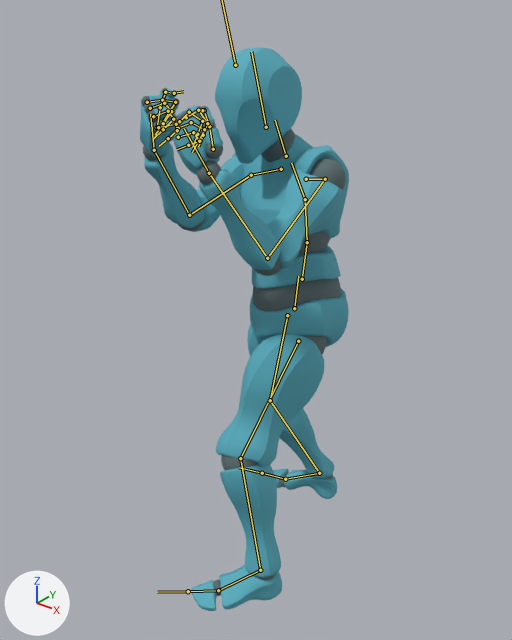
The FBX model Office Break/Assets/Art/Models/Player.fbx: old version first, new version second.
Camera for both pictures: a camera (50 mm lens) standing at (1.159, -1.626, 1.859) and looking at (-0.068, -0.092, 0.908). Arrows for +X, +Y and +Z are at lower left; the lights stay in place. Both versions are drawn at frame 51 of the action 'Armature|Block'; the numbers are the values there. The bones that bend it are drawn over the model as lines.

Objects in the first picture: 'Alpha_Joints', 'Alpha_Surface'.
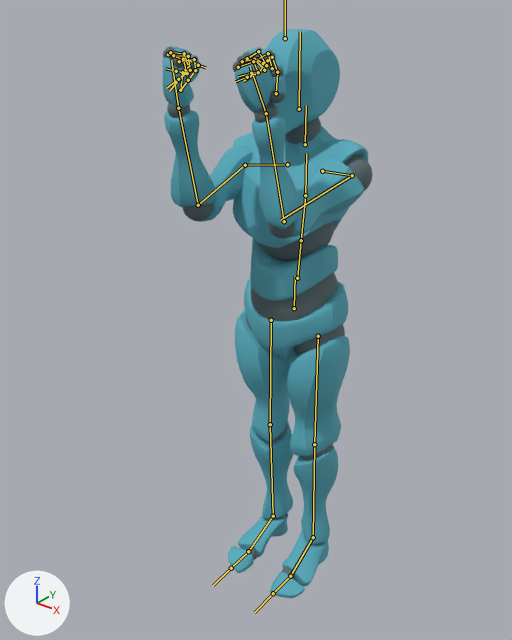
Location of each change, [x1, y1, x2, y2] in pixels of the pictures (512 x 640 px):
'Alpha_Surface', posed: before [140, 48, 349, 611]; after [162, 29, 368, 598]
'Alpha_Joints', posed: before [141, 88, 346, 596]; after [163, 46, 373, 579]
bone 'Hips', root to tip: before (294, 308) to (298, 276); after (294, 308) to (295, 276)
bone 'Spine', root to tip: before (302, 279) to (307, 242); after (297, 278) to (301, 240)
bone 'Spine1', root to tip: before (307, 242) to (305, 199); after (301, 240) to (305, 195)
bone 'Spine2', root to tip: before (305, 199) to (291, 163); after (305, 195) to (306, 153)
bone 'Neck', root to tip: before (286, 156) to (275, 120); after (305, 144) to (306, 105)
bone 'Head', root to tip: before (266, 127) to (251, 51); after (299, 109) to (300, 31)
bone 'LeftShoulder', root to tip: before (306, 179) to (325, 179); after (322, 171) to (352, 175)
bone 'LeftArm', root to tip: before (325, 179) to (267, 258); after (352, 175) to (280, 220)
bone 'LeftForeArm', root to tip: before (267, 258) to (209, 173); after (284, 221) to (266, 113)
bone 'LeftHand', root to tip: before (209, 173) to (184, 128); after (266, 113) to (250, 66)
bone 'LeftHandThumb2', root to tip: before (209, 126) to (204, 110); after (277, 72) to (272, 57)
bone 'LeftHandThumb3', root to tip: before (204, 110) to (202, 110); after (272, 57) to (267, 60)
bone 'LeftHandIndex1', root to tip: before (186, 117) to (198, 110); after (256, 59) to (268, 53)
bone 'LeftHandIndex3', root to tip: before (207, 123) to (203, 135); after (272, 68) to (263, 63)
bone 'LeftHandMiddle1', root to tip: before (179, 121) to (189, 112); after (247, 58) to (258, 51)
bone 'LeftHandMiddle3', root to tip: before (202, 121) to (197, 134); after (266, 65) to (255, 73)
bone 'LeftHandRing1', root to tip: before (178, 128) to (191, 122); after (242, 61) to (254, 59)
bone 'LeftHandRing3', root to tip: before (204, 129) to (198, 141); after (264, 70) to (251, 73)
bone 'LeftHandPinky1', root to tip: before (178, 137) to (193, 132); after (238, 67) to (253, 61)
bone 'Shoulder.R', root to tip: before (281, 169) to (251, 175); after (287, 164) to (245, 165)
bone 'Arm.R', root to tip: before (251, 175) to (189, 215); after (245, 165) to (198, 205)
bone 'ForeArm.R', root to tip: before (189, 215) to (154, 150); after (198, 205) to (178, 108)
bone 'Hand.R', root to tip: before (154, 150) to (150, 114); after (178, 108) to (171, 60)
bone 'HandThumb2.R', root to tip: before (160, 107) to (165, 92); after (182, 72) to (191, 60)
bone 'HandIndex1.R', root to tip: before (147, 102) to (162, 100); after (168, 54) to (183, 59)
bone 'HandIndex2.R', root to tip: before (162, 100) to (175, 102); after (183, 59) to (187, 73)
bone 'HandIndex3.R', root to tip: before (175, 102) to (169, 111); after (187, 73) to (176, 71)
bone 'HandMiddle1.R', root to tip: before (150, 108) to (164, 103); after (170, 52) to (184, 53)
bone 'HandRing1.R', root to tip: before (153, 116) to (168, 111); after (173, 55) to (188, 56)
bone 'HandPinky1.R', root to tip: before (158, 127) to (176, 124); after (179, 61) to (194, 59)
bone 'UpLeg.L', root to tip: before (298, 341) to (240, 458); after (318, 336) to (314, 444)
bone 'Leg.L', root to tip: before (240, 458) to (260, 570); after (314, 444) to (313, 537)
bone 'Foot.L', root to tip: before (260, 570) to (218, 590); after (313, 537) to (290, 576)
bone 'UpLeg.R', root to tip: before (287, 315) to (270, 400); after (271, 320) to (270, 424)
bone 'Leg.R', root to tip: before (270, 400) to (319, 473); after (270, 424) to (273, 516)
bone 'Foot.R', root to tip: before (319, 473) to (285, 479); after (273, 516) to (248, 551)

The edits, one by one:
Bone 'Hips' (bone_hips) moves from (0.5, -6.7, -1.0) to (0.3, -6.9, -1.0).
Bone 'Hips' (bone_hips) turns from (-5, -43, 0) to (0, 0, 0) degrees about its own x, y and z.
Bone 'Spine' (bone_spine) turns from (6, 5, 0) to (0, 0, 0) degrees about its own x, y and z.
Bone 'Spine1' (bone_spine1) turns from (12, 9, 0) to (0, 0, 0) degrees about its own x, y and z.
Bone 'Spine2' (bone_spine2) turns from (11, 9, -1) to (1, 0, 0) degrees about its own x, y and z.
Bone 'Neck' (bone_neck) turns from (-4, -1, 0) to (0, 0, 0) degrees about its own x, y and z.
Bone 'Head' (bone_head) turns from (-7, 20, -3) to (0, 0, 0) degrees about its own x, y and z.
Bone 'LeftShoulder' (bone_leftshoulder) moves from (0.0, 0.0, 0.0) to (0.1, 0.0, 0.7).
Bone 'LeftShoulder' (bone_leftshoulder) turns from (-21, 16, 11) to (-9, 9, 29) degrees about its own x, y and z.
Bone 'LeftArm' (bone_leftarm) turns from (-1, -63, 63) to (11, -62, 60) degrees about its own x, y and z.
Bone 'LeftForeArm' (bone_leftforearm) moves from (0.0, 0.0, 0.0) to (0.8, -0.7, 0.2).
Bone 'LeftForeArm' (bone_leftforearm) turns from (88, -138, 4) to (76, -128, 19) degrees about its own x, y and z.
Bone 'LeftHand' (bone_lefthand) turns from (20, 5, -28) to (-7, 9, -7) degrees about its own x, y and z.
Bone 'LeftHandThumb2' (bone_lefthandthumb2) turns from (15, -27, -42) to (32, -32, -77) degrees about its own x, y and z.
Bone 'LeftHandThumb3' (bone_lefthandthumb3) turns from (0, 0, -52) to (-17, 1, -57) degrees about its own x, y and z.
Bone 'LeftHandIndex1' (bone_lefthandindex1) turns from (83, 6, 7) to (93, 6, 7) degrees about its own x, y and z.
Bone 'LeftHandIndex3' (bone_lefthandindex3) turns from (62, 0, 0) to (133, 0, 0) degrees about its own x, y and z.
Bone 'LeftHandMiddle1' (bone_lefthandmiddle1) turns from (71, 2, -10) to (89, 2, -10) degrees about its own x, y and z.
Bone 'LeftHandMiddle3' (bone_lefthandmiddle3) turns from (77, 0, 0) to (94, 0, 0) degrees about its own x, y and z.
Bone 'LeftHandRing1' (bone_lefthandring1) turns from (91, 3, -15) to (104, 3, -15) degrees about its own x, y and z.
Bone 'LeftHandRing3' (bone_lefthandring3) turns from (90, 0, 0) to (122, 0, 0) degrees about its own x, y and z.
Bone 'LeftHandPinky1' (bone_lefthandpinky1) turns from (96, 4, -19) to (99, -7, -20) degrees about its own x, y and z.
Bone 'Shoulder.R' (bone_shoulder_r) moves from (0.0, 0.0, 0.0) to (0.0, 0.0, 0.7).
Bone 'Shoulder.R' (bone_shoulder_r) turns from (10, 0, -31) to (3, 4, -36) degrees about its own x, y and z.
Bone 'Arm.R' (bone_arm_r) turns from (-51, 77, -130) to (67, 76, 2) degrees about its own x, y and z.
Bone 'ForeArm.R' (bone_forearm_r) turns from (19, 7, -62) to (-3, 75, -87) degrees about its own x, y and z.
Bone 'Hand.R' (bone_hand_r) turns from (18, 44, 2) to (14, -21, -16) degrees about its own x, y and z.
Bone 'HandThumb2.R' (bone_handthumb2_r) turns from (-8, 0, 24) to (-5, 6, 71) degrees about its own x, y and z.
Bone 'HandIndex1.R' (bone_handindex1_r) turns from (99, 1, 1) to (112, 1, 1) degrees about its own x, y and z.
Bone 'HandIndex2.R' (bone_handindex2_r) turns from (17, 0, 1) to (60, 0, 1) degrees about its own x, y and z.
Bone 'HandIndex3.R' (bone_handindex3_r) turns from (94, 4, 0) to (116, -15, 0) degrees about its own x, y and z.
Bone 'HandMiddle1.R' (bone_handmiddle1_r) turns from (85, 1, 3) to (100, 7, 4) degrees about its own x, y and z.
Bone 'HandRing1.R' (bone_handring1_r) turns from (81, -2, 7) to (98, 3, 8) degrees about its own x, y and z.
Bone 'HandPinky1.R' (bone_handpinky1_r) turns from (91, -3, 10) to (93, 10, 11) degrees about its own x, y and z.
Bone 'UpLeg.L' (bone_upleg_l) turns from (25, -12, 9) to (0, 0, 0) degrees about its own x, y and z.
Bone 'Leg.L' (bone_leg_l) turns from (-35, 12, -8) to (0, 0, 0) degrees about its own x, y and z.
Bone 'Foot.L' (bone_foot_l) turns from (5, -7, -3) to (0, 0, 0) degrees about its own x, y and z.
Bone 'UpLeg.R' (bone_upleg_r) turns from (1, 15, -15) to (0, 0, 0) degrees about its own x, y and z.
Bone 'Leg.R' (bone_leg_r) turns from (-34, 8, -5) to (0, 0, 0) degrees about its own x, y and z.
Bone 'Foot.R' (bone_foot_r) turns from (22, 15, 9) to (0, 0, 0) degrees about its own x, y and z.
